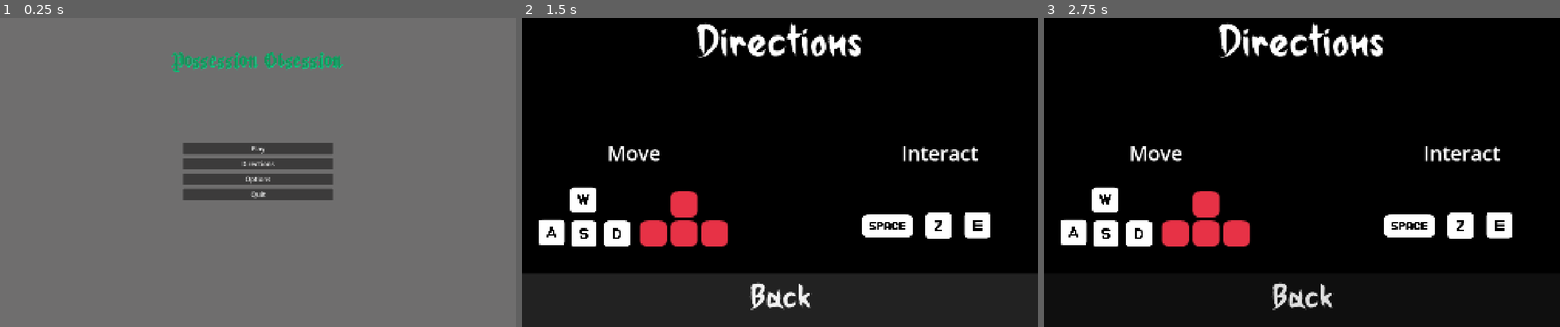
Above: before the commit, frames 1-3 (left to right).
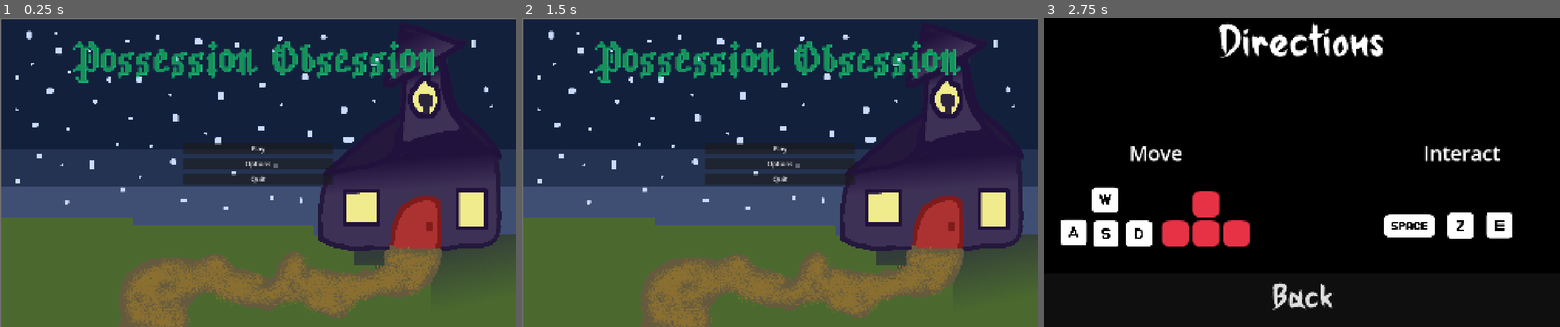
Above: after the commit, the same moments.

Repository: AvatarKeing/GameJam22
Game: Godot game, scene res://Scenes/menu.tscn
Same seed, same stepped clock (60 frames per second), same inputs: the game is played once before the commit and once after it.
Inputs (mouse positions are in pixels of both pictures, inside the frame that each line leads up to):
- Up to frame 1 (0.25 s): no input
- Up to frame 2 (1.5 s): click (780, 163) at 0.5 s, where only the run before the commit has a clickable "Directions"; click "Back" at 1.25 s
- Up to frame 3 (2.75 s): click (1302, 163) at 2 s, where only the run after the commit has a clickable "Options"

The runs differ from the first frame. In frame 1, 99% of the frame differs, in the area x 0-100%, y 0-100%; in frame 2, 100%; in frame 3, nothing differs.

Commit message:
Changes to menu

Diff:
--- a/Scenes/menu.tscn
+++ b/Scenes/menu.tscn
@@ -1,6 +1,7 @@
 [gd_scene format=3 uid="uid://cm08u8k5ymyxi"]
 
 [ext_resource type="Script" uid="uid://bvqngx41mt3uf" path="res://Scripts/menu.gd" id="1_con2f"]
+[ext_resource type="Texture2D" uid="uid://cay8520xbvc0o" path="res://Sprites/Game_26_background.webp" id="2_cayip"]
 [ext_resource type="FontFile" uid="uid://da1ynrnyxdsm" path="res://Font/PixelWarden.ttf" id="2_xhh6f"]
 
 [sub_resource type="StyleBoxFlat" id="StyleBoxFlat_yhmj0"]
@@ -31,6 +32,10 @@
 grow_vertical = 2
 color = Color(0.43452916, 0.43024474, 0.43024477, 1)
 
+[node name="Game26Background" type="Sprite2D" parent="." unique_id=593156850]
+position = Vector2(964, 579)
+texture = ExtResource("2_cayip")
+
 [node name="Label" type="Label" parent="." unique_id=387957490]
 layout_mode = 1
 anchors_preset = 5
@@ -44,7 +49,7 @@
 theme_override_colors/font_color = Color(0.09019608, 0.5647059, 0.34901962, 1)
 theme_override_colors/font_shadow_color = Color(1.0781288e-05, 0.9043947, 0.5707307, 1)
 theme_override_fonts/font = ExtResource("2_xhh6f")
-theme_override_font_sizes/font_size = 70
+theme_override_font_sizes/font_size = 150
 text = "Possession Obsession"
 horizontal_alignment = 1
 vertical_alignment = 1
@@ -73,11 +78,6 @@
 theme_override_styles/hover = SubResource("StyleBoxFlat_yhmj0")
 text = "Play"
 
-[node name="Directions" type="Button" parent="MarginContainer/VBoxContainer" unique_id=2008145728]
-layout_mode = 2
-theme_override_font_sizes/font_size = 25
-text = "Directions"
-
 [node name="Options" type="Button" parent="MarginContainer/VBoxContainer" unique_id=981612546]
 layout_mode = 2
 theme_override_font_sizes/font_size = 25
@@ -91,6 +91,5 @@
 text = "Quit"
 
 [connection signal="pressed" from="MarginContainer/VBoxContainer/Play" to="." method="_on_play_pressed"]
-[connection signal="pressed" from="MarginContainer/VBoxContainer/Directions" to="." method="_on_tutorials_pressed"]
 [connection signal="pressed" from="MarginContainer/VBoxContainer/Options" to="." method="_on_options_pressed"]
 [connection signal="pressed" from="MarginContainer/VBoxContainer/Quit" to="." method="_on_quit_pressed"]
--- /dev/null
+++ b/Scenes/options.tscn
@@ -0,0 +1,9 @@
+[gd_scene format=3 uid="uid://b3p85cbkjajeo"]
+
+[node name="Options" type="Control" unique_id=906873549]
+layout_mode = 3
+anchors_preset = 15
+anchor_right = 1.0
+anchor_bottom = 1.0
+grow_horizontal = 2
+grow_vertical = 2
--- a/Scripts/directions.gd
+++ b/Scripts/directions.gd
@@ -2,4 +2,4 @@
 
 
 func _on_button_pressed() -> void:
-	get_tree().change_scene_to_file("res://Scenes/Options Scene.tscn")
+	get_tree().change_scene_to_file("res://Scenes/menu.tscn")
--- a/Scripts/menu.gd
+++ b/Scripts/menu.gd
@@ -6,11 +6,7 @@
 	get_tree().change_scene_to_file("res://Scenes/Level1.tscn")
 
 func _on_options_pressed():
-	get_tree().change_scene_to_file("res://scenes/options_menu.tscn")
+	get_tree().change_scene_to_file("res://Scenes/Directions.tscn")
 
 func _on_quit_pressed():
 	get_tree().quit()
-
-
-func _on_tutorials_pressed():
-	get_tree().change_scene_to_file("res://scenes/directions.tscn")
Binary file added: Sprites/Game_26_background.webp
Not shown, added: Sprites/Game_26_background.webp.import
